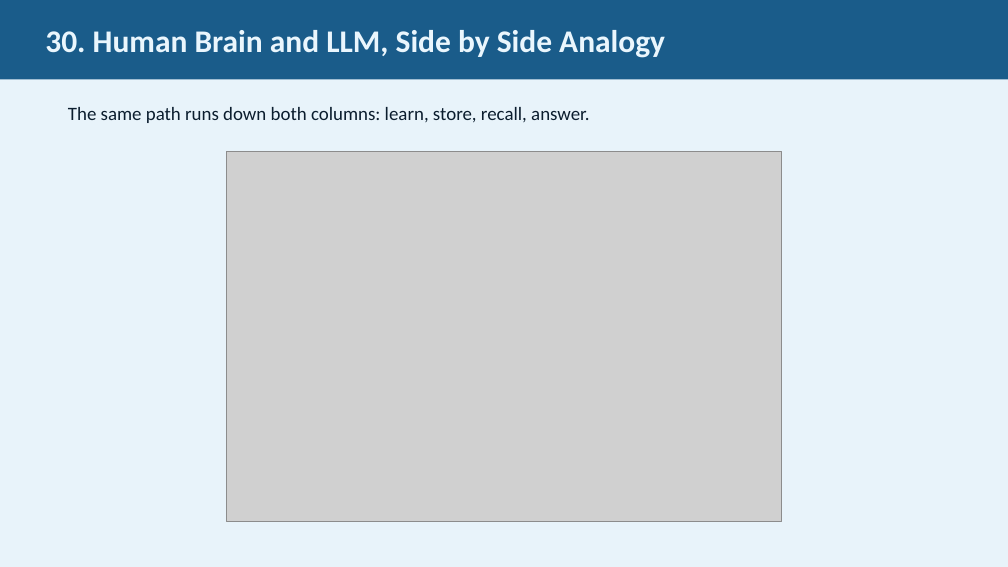
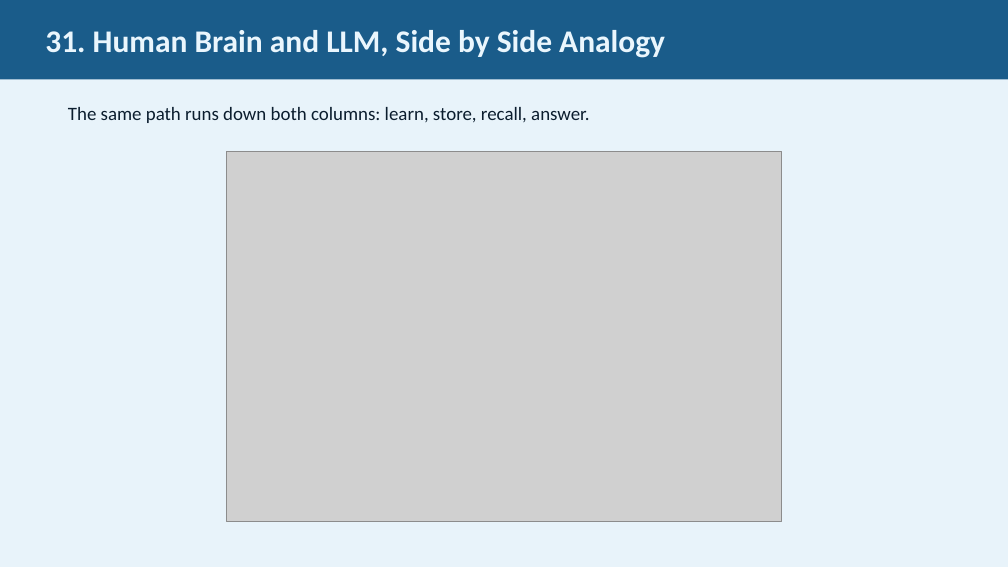
Before and after one commit to JimFawcett/NewSite, a slide deck: slide 31 of AI Presentation 2026/AI_Presentation.pptx (slide 30 before the commit). Drawn at 1008x567 pixels with LibreOffice and Linux fonts; fonts in the diff are those of the drawing; grey boxes stand for pictures. Boxes give left, top, right and bottom in pixels: in the first picture for what was removed or moved away, otherwise in the second. Text is boxed around its words. In the diff, an @@ line names an element or a change of style, - is before the commit and + after.

```diff
--- a/AI Presentation 2026/AI_Presentation.pptx
+++ b/AI Presentation 2026/AI_Presentation.pptx
@@ text in rectangle at bbox=[45, 30, 665, 58]: text changed @@
-30. Human Brain and LLM, Side by Side Analogy
+31. Human Brain and LLM, Side by Side Analogy
```
Also in this commit, not shown: 14 other slides changed, 1 slide added.
